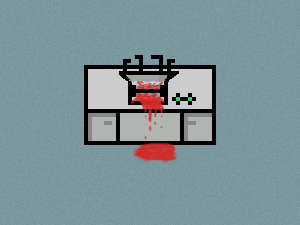
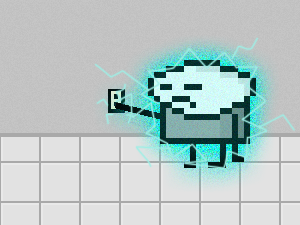
Revision of a layered (300, 225) image; what changed, layer by layer:
added group "ShockingConclusion" with 7 layers above "HitAndRun" over box(0, 0, 300, 225)
added layer "Layer 23" in group "ShockingConclusion" over box(94, 36, 296, 170)
added layer "Layer 22's Outer Glow copy" (22%) in group "ShockingConclusion" over box(92, 35, 281, 193)
added layer "Layer 22" in group "ShockingConclusion" over box(115, 60, 256, 168)
added layer "Layer 22's Outer Glow" in group "ShockingConclusion" over box(92, 35, 281, 193)
added layer "Layer 21" in group "ShockingConclusion" over box(108, 89, 125, 113)
added layer "Layer 20" in group "ShockingConclusion" over box(0, 133, 300, 225)
added layer "Layer 19" in group "ShockingConclusion" over box(0, 0, 300, 225)
hid group "CrossMe" (4 layers) over box(0, 0, 300, 225)
